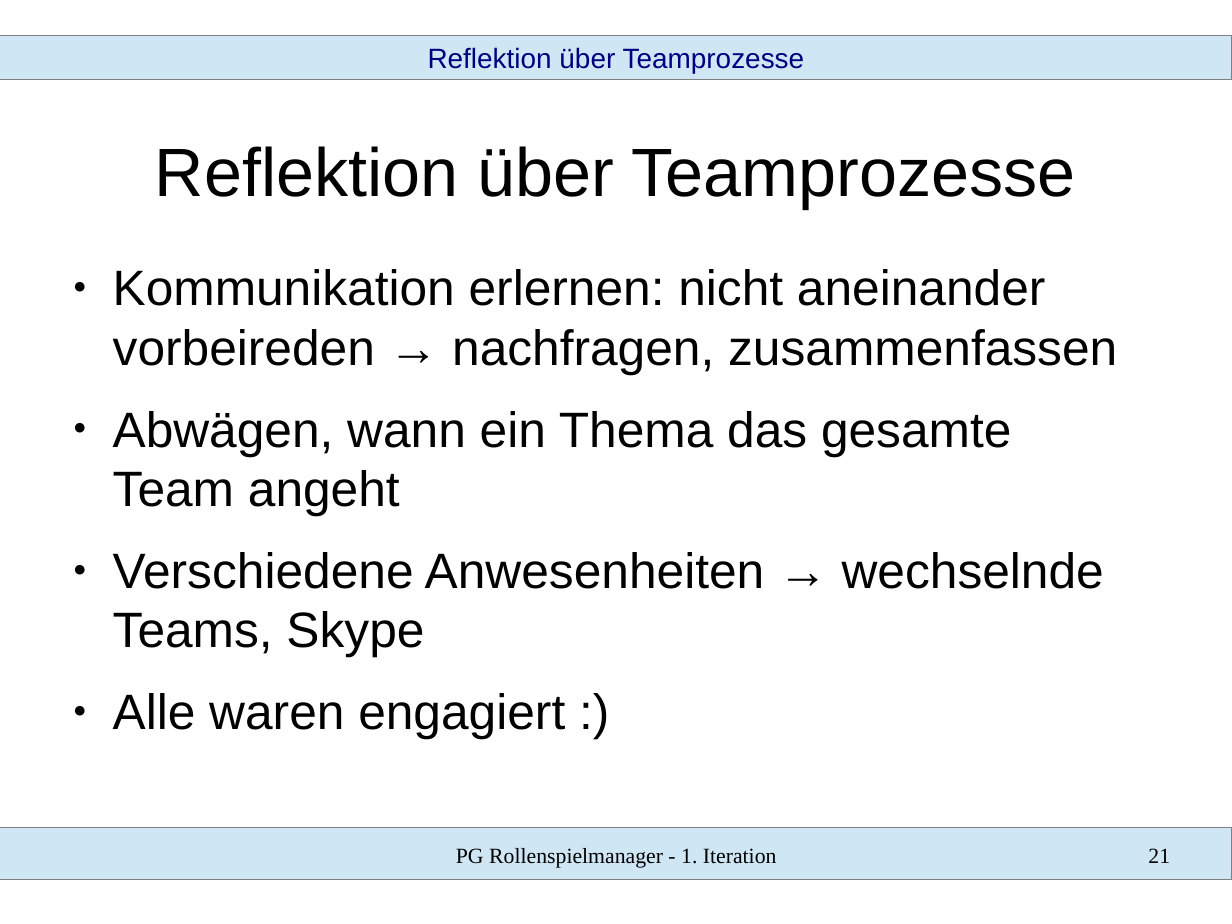
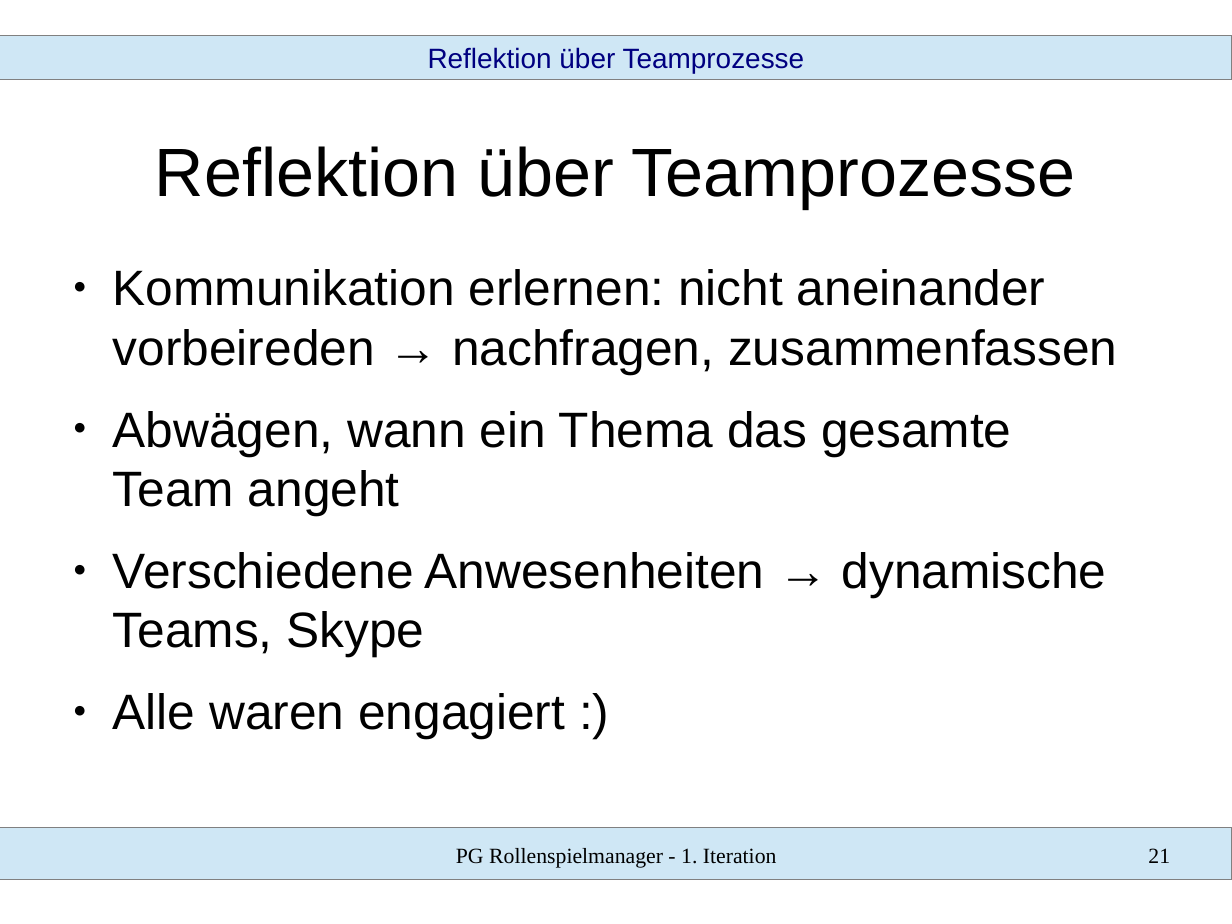
Before and after one commit to SWT-Projektgruppe-2015/Rollenspielmanager, a slide deck: slide 21 of Dokumente/01 Iteration/vortrag.odp. Drawn at 1232x924 pixels with LibreOffice and Linux fonts; fonts in the diff are those of the drawing. Boxes give left, top, right and bottom in pixels: in the first picture for what was removed or moved away, otherwise in the second. Text is boxed around its words. In the diff, an @@ line names an element or a change of style, - is before the commit and + after.

```diff
--- a/Dokumente/01 Iteration/vortrag.odp
+++ b/Dokumente/01 Iteration/vortrag.odp
@@ text at (113, 552, 1107, 657): text changed @@
-● Verschiedene Anwesenheiten → wechselnde Teams, Skype
+● Verschiedene Anwesenheiten → dynamische Teams, Skype
```
Also in this commit, not shown: 2 other slides changed, 2 other files.
